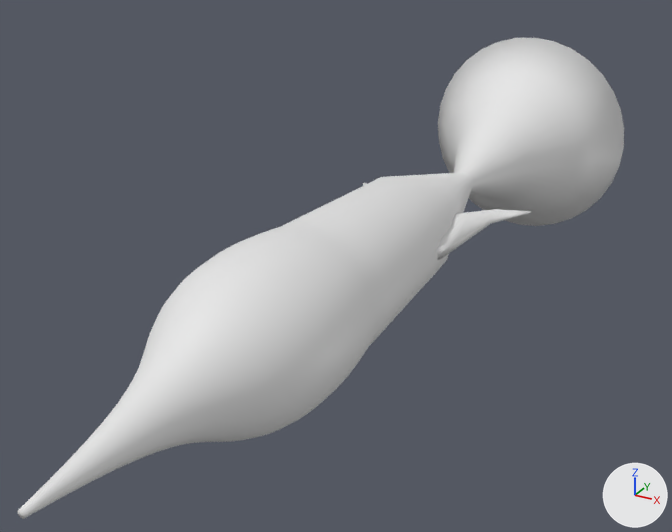
What one commit did to the glTF model frontend/public/fish513.glb.
Camera for both pictures: a camera (50 mm lens) standing at (7.05, -18.61, 6.63) and looking at (-0.59, -4.73, -0.31). The axes (+X, +Y, +Z) are drawn at lower right. The lights are the same throughout. The picture after the commit comes second. Vertices at exactly the same position are counted once.

Names of what the first picture shows: 'Fish'.
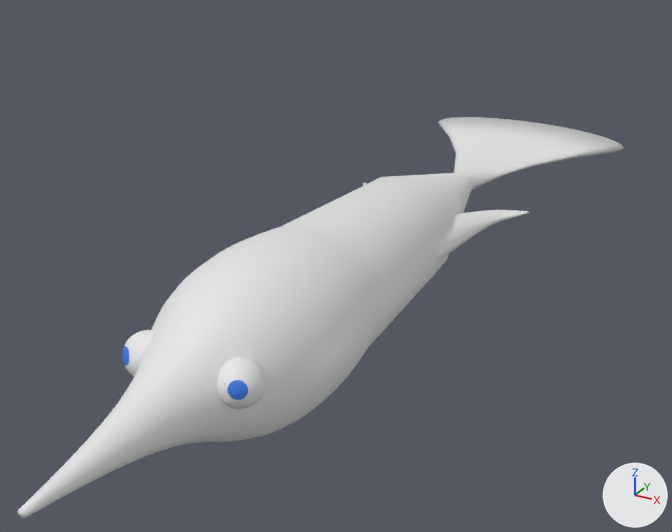
What differs and where, as boxes (x1, y1, x2, y2) in the pictures (672 x 532 px):
'Fish', reshaped (16% shorter)
    before: (18, 38, 624, 519)
    after: (18, 117, 623, 519)
part 1 of me_headmesh5_072, added
    after: (217, 357, 266, 409)
part 2 of me_headmesh5_072, added
    after: (122, 330, 153, 376)
part 3 of me_headmesh5_072, cut back
    before: (378, 38, 624, 333)
    after: (378, 117, 623, 333)

Edits to the bpy script that builds the scene:
```text
Add mat_material_683:
    mat_material_683 = principled_material('Material.683')
    mat_material_683.base_color = (0.0465, 0.203, 0.8)  # blue #3d7ce7
Add mat_tailmaterial_341:
    mat_tailmaterial_341 = principled_material('TailMaterial.341')
    mat_tailmaterial_341.base_color = (0.8, 0.8, 0.8)  # white #e7e7e7
Change me_headmesh5_072:
    used by ob_fish; location = (0.0, 0.0, 0.0)
    remove me_headmesh5_072.from_pydata(...)  # 2496 vertices, 4980 faces; spans x -2.5..2.5, y -13.0..4.5, z -2.5..2.5
    add me_headmesh5_072.from_pydata(...)  # 3877 vertices, 7642 faces; spans x -2.5..2.5, y -13.0..4.5, z -1.4..1.4
    me_headmesh5_072 part 1: a new loose piece of 482 vertices spanning x 0.4..1.1, y -10.2..-9.5, z -0.1..0.6
    me_headmesh5_072 part 2: a new loose piece of 482 vertices spanning x -1.1..-0.4, y -10.2..-9.5, z -0.1..0.6
    me_headmesh5_072 part 3: 116 vertices moved from x -2.5..2.5, y -3.2..4.5, z -2.5..2.5 to x -2.5..2.5, y -3.2..4.5, z -0.4..0.4; 45 vertices removed from x -2.3..2.3, y -2.0..4.5, z -1.0..1.8; 462 vertices added at x -2.3..2.3, y -4.4..4.5, z -0.3..0.3
    add me_headmesh5_072.materials.append(mat_material_683)  # blue #3d7ce7
    add me_headmesh5_072.materials.append(mat_tailmaterial_341)  # white #e7e7e7
```
